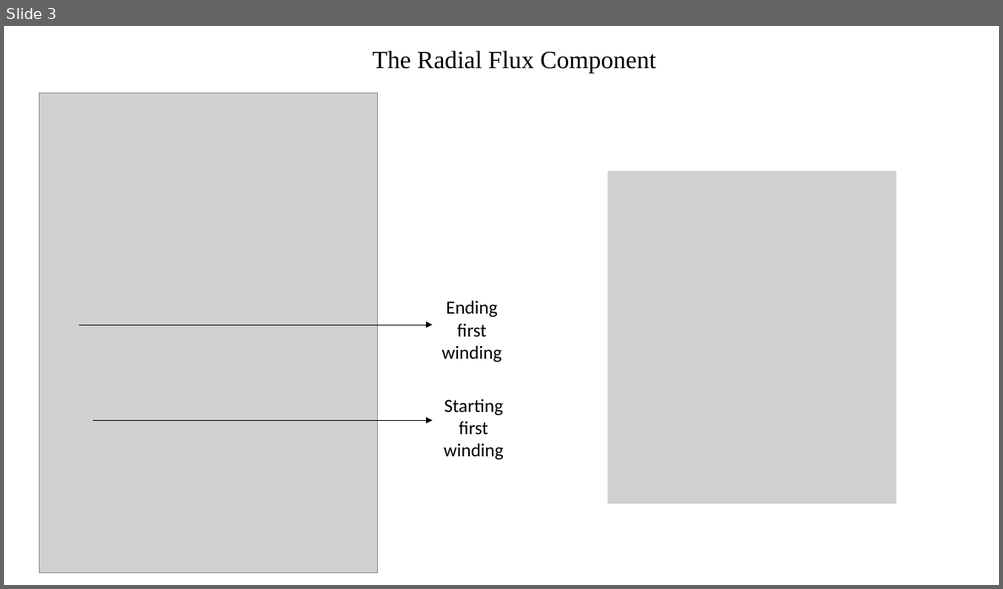
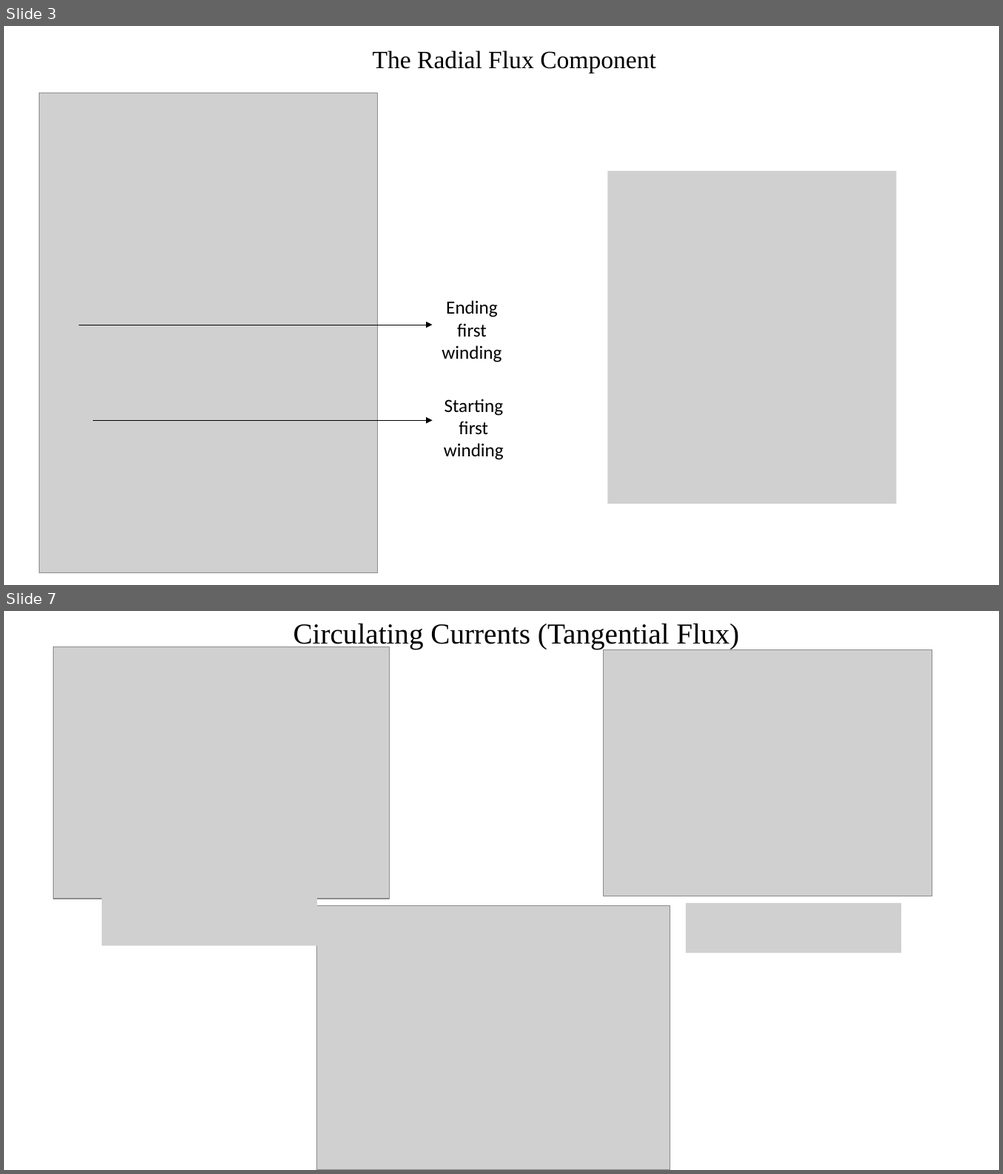
Before and after one commit to EnesAyaz/Studies, a slide deck: Roebel/Presentation.pptx. Shown one above the other, each under a label of ours: slide 3 before the commit, slides 3 and 7 after it; the slides between them are not shown. The pictures are 1003x589 and 1003x1174 pixels, drawn with LibreOffice and Linux fonts; fonts in the diff are those of the drawing; grey boxes stand for pictures. Boxes give left, top, right and bottom in pixels: in the first picture for what was removed or moved away, otherwise in the second. Text is boxed around its words. In the diff, an @@ line names an element or a change of style, - is before the commit and + after.

Commit message:
roebel winding codes
for different strand numbers, I will calculate DC resistance, skinf effect resistance , and circulating current

```diff
--- a/Roebel/Presentation.pptx
+++ b/Roebel/Presentation.pptx
@@ slide 7 added at box(4, 611, 999, 1170), background #FFFFFF @@
@@ text added at box(293, 623, 739, 649), 28 pt, text #000000 @@
+Circulating Currents (Tangential Flux)
@@ picture added at box(54, 647, 389, 899) @@
@@ picture added at box(604, 649, 932, 896) @@
@@ picture added at box(102, 896, 317, 946) @@
@@ picture added at box(316, 906, 669, 1170) @@
@@ picture added at box(686, 903, 902, 954) @@
```
Also in this commit, not shown: 1 slide changed, 4 other slides added, 9 other files.
